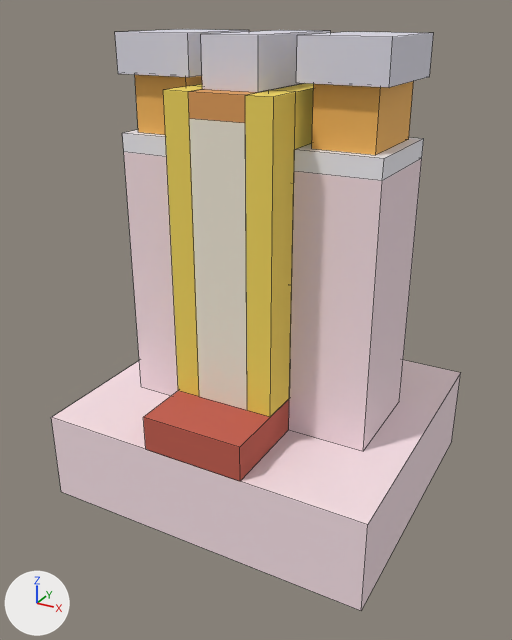
Renders of the OBJ model models/ns.obj from each side of a commit.
Before and after are seen from a camera (50 mm lens) standing at (88.0, -167.5, 107.4) and looking at (-0.8, -6.1, 26.7). Arrows for +X, +Y and +Z are at lower left; the lights stay in place. The picture after the commit comes second. Mesh edges are drawn as thin lines. Where no turn or scale is listed for an object, it has been applied to the vertices. Vertices at exactly the same position are counted once.

Before the edit, the objects in view are built like this:
```python
me_ns = bpy.data.meshes.new('ns')
me_ns.from_pydata(...)  # 316 vertices, 406 faces; spans x -48.0..48.0, y -42.0..42.0, z -26.0..102.0
me_ns.materials.append(mat_silicon)  # pale pink #f9e2e9
me_ns.materials.append(mat_sio2)  # red #c45d4d
me_ns.materials.append(mat_highk)  # beige #e0bd98
me_ns.materials.append(mat_tin)  # orange #e09c56
me_ns.materials.append(mat_mo)  # pale yellow #f2ebd8
me_ns.materials.append(mat_tungsten)  # white #e0deea
me_ns.materials.append(mat_si3n4)  # yellow #f3d75c
me_ns.materials.append(mat_nisi)  # white #f4f2f8
me_ns.materials.append(mat_nickel)  # orange #f7b85a
ob_ns = bpy.data.objects.new('ns', me_ns)
ob_ns.location = (0.0, 0.0, 0.0)
```
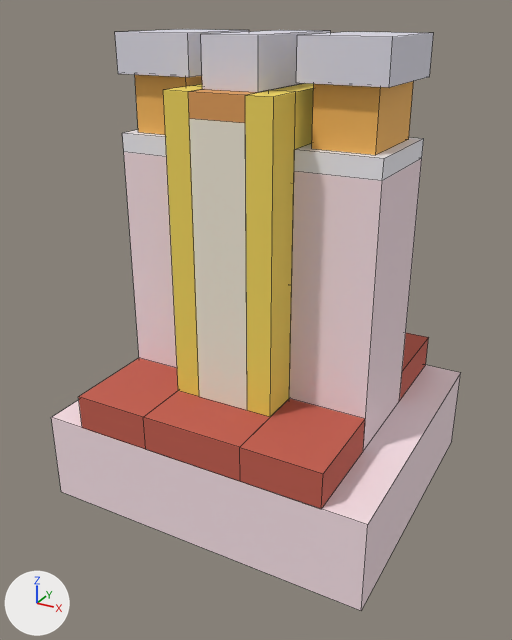
Boxes (x1, y1, x2, y2) around the edits, measured in the pictures (512 x 640 px):
part 1 of me_ns, added (red)
    after: (79, 333, 429, 509)

The change in detail:
me_ns is used by ob_ns; location (0.0, 0.0, 0.0).
me_ns had 316 vertices, 406 faces and spanned x -48.0..48.0, y -42.0..42.0, z -26.0..102.0.
me_ns now has 328 vertices, 430 faces and spans x -48.0..48.0, y -42.0..42.0, z -26.0..102.0.
Part 1, on me_ns:
6 new vertices lie (-22.0, 0.0, 0.0) away from vertices in x -14.5, y -42.0..42.0, z 0.0..10.0.
6 new vertices lie (22.0, 0.0, 0.0) away from vertices in x 14.5, y -42.0..42.0, z 0.0..10.0.
24 new faces join them, mat_sio2 (red #c45d4d).
